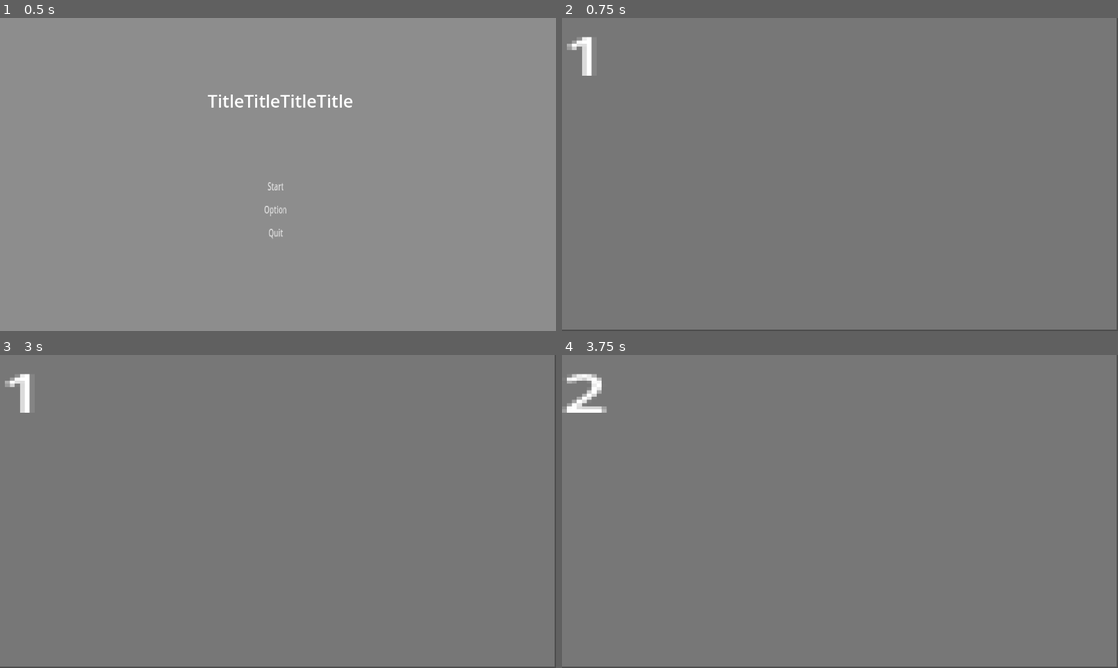
Above: before the commit, frames 1-4 (two rows, left to right).
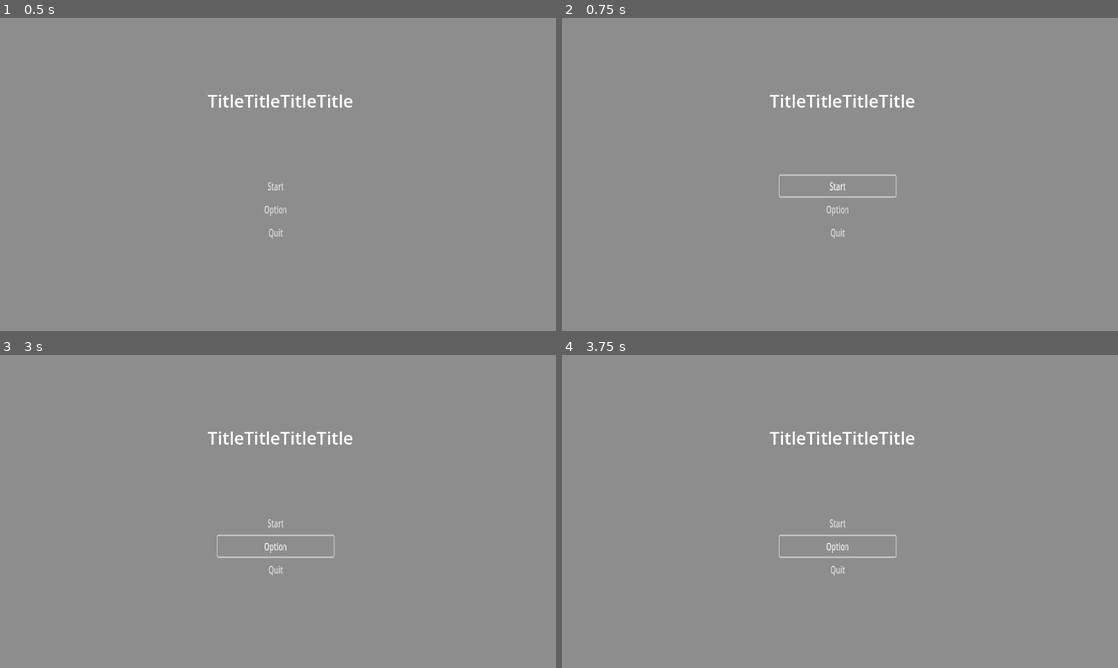
Above: after the commit, the same moments.

Repository: apuspac/weapon-jam16
Game: Godot game, scene res://scenes/main_menu.tscn
The game is run twice, just before and just after one commit, with the same random seed, the same clock (stepped at 60 frames per second) and the same inputs.
Inputs (mouse positions are in pixels of both pictures, inside the frame that each line leads up to):
- Up to frame 1 (0.5 s): no input
- Up to frame 2 (0.75 s): click "Start" at 0.5 s
- Up to frame 3 (3 s): click (278, 524) at 1.25 s, where only the run after the commit has a clickable "Start"; click (278, 524) at 2 s, where only the run after the commit has a clickable "Start"; click (278, 545) at 2.75 s, where only the run after the commit has a clickable "Option"
- Up to frame 4 (3.75 s): move the mouse to (962, 495) at 3.52 s; tap A (A_button) at 3.6 s

Frame 1 is identical in both runs. In frame 2, 2.0% of the frame differs, in the area x 0-100%, y 0-100%; in frame 3, 1.9%; in frame 4, 2.1%.

Commit message:
#3 bullet gunnerの用意 bボタンで発射できるように。

Diff:
--- a/project.godot
+++ b/project.godot
@@ -27,6 +27,11 @@
 "events": [Object(InputEventKey,"resource_local_to_scene":false,"resource_name":"","device":-1,"window_id":0,"alt_pressed":false,"shift_pressed":false,"ctrl_pressed":false,"meta_pressed":false,"pressed":false,"keycode":0,"physical_keycode":65,"key_label":0,"unicode":97,"echo":false,"script":null)
 ]
 }
+B_button={
+"deadzone": 0.5,
+"events": [Object(InputEventKey,"resource_local_to_scene":false,"resource_name":"","device":-1,"window_id":0,"alt_pressed":false,"shift_pressed":false,"ctrl_pressed":false,"meta_pressed":false,"pressed":false,"keycode":0,"physical_keycode":66,"key_label":0,"unicode":98,"echo":false,"script":null)
+]
+}
 
 [rendering]
 
--- a/scenes/end.tscn
+++ b/scenes/end.tscn
@@ -2,7 +2,7 @@
 
 [ext_resource type="Script" path="res://scripts/end.gd" id="1_ehue5"]
 
-[node name="end" type="Node2D"]
+[node name="EndScene" type="Node2D"]
 script = ExtResource("1_ehue5")
 
 [node name="ColorRect" type="ColorRect" parent="."]
--- a/scenes/main_menu.tscn
+++ b/scenes/main_menu.tscn
@@ -5,7 +5,7 @@
 [sub_resource type="LabelSettings" id="LabelSettings_r5rar"]
 font_size = 40
 
-[node name="main_menu" type="Control"]
+[node name="MainMenu" type="Control"]
 layout_mode = 3
 anchors_preset = 0
 offset_right = 1280.0
--- /dev/null
+++ b/scenes/parts_scenes/bullet.tscn
@@ -0,0 +1,16 @@
+[gd_scene load_steps=4 format=3 uid="uid://fl1t4a44atua"]
+
+[ext_resource type="Script" path="res://scripts/parts_scripts/bullet.gd" id="1_xrf0f"]
+[ext_resource type="Texture2D" uid="uid://c5he72x68sjh3" path="res://assets/tiny-creatures/tiny-creatures/Tiles/tile_0056.png" id="2_gme1m"]
+
+[sub_resource type="RectangleShape2D" id="RectangleShape2D_n28q3"]
+size = Vector2(11.5, 13)
+
+[node name="Bullet" type="CharacterBody2D"]
+script = ExtResource("1_xrf0f")
+
+[node name="Sprite2D" type="Sprite2D" parent="."]
+texture = ExtResource("2_gme1m")
+
+[node name="CollisionShape2D" type="CollisionShape2D" parent="."]
+shape = SubResource("RectangleShape2D_n28q3")
--- /dev/null
+++ b/scenes/parts_scenes/gunner.tscn
@@ -0,0 +1,14 @@
+[gd_scene load_steps=3 format=3 uid="uid://ckef1bcsgnono"]
+
+[ext_resource type="Script" path="res://scripts/parts_scripts/gunner.gd" id="1_1dmjh"]
+[ext_resource type="Texture2D" uid="uid://qfkj2pwcx5u7" path="res://assets/tiny-creatures/tiny-creatures/Tiles/tile_0019.png" id="2_r6h4t"]
+
+[node name="Gunner" type="Node2D"]
+script = ExtResource("1_1dmjh")
+
+[node name="Sprite2D" type="Sprite2D" parent="."]
+scale = Vector2(3, 3)
+texture = ExtResource("2_r6h4t")
+
+[node name="Fire_Position" type="Node2D" parent="."]
+position = Vector2(66, 0)
--- a/scenes/stage1.tscn
+++ b/scenes/stage1.tscn
@@ -1,11 +1,351 @@
-[gd_scene load_steps=2 format=3 uid="uid://b8phajesdt7ex"]
+[gd_scene load_steps=7 format=3 uid="uid://b8phajesdt7ex"]
 
 [ext_resource type="Script" path="res://scripts/stage.gd" id="1_it8e3"]
-
-[node name="stage1" type="Node2D"]
+[ext_resource type="PackedScene" uid="uid://fl1t4a44atua" path="res://scenes/parts_scenes/bullet.tscn" id="2_po2c6"]
+[ext_resource type="Texture2D" uid="uid://dfu2wwfdw77w5" path="res://assets/tiny-creatures/tiny-creatures/Tilemap/Kenney_tiny_dungeon.png" id="3_t1jmj"]
+[ext_resource type="PackedScene" uid="uid://ckef1bcsgnono" path="res://scenes/parts_scenes/gunner.tscn" id="4_fi18f"]
+
+[sub_resource type="TileSetAtlasSource" id="TileSetAtlasSource_5jwim"]
+texture = ExtResource("3_t1jmj")
+texture_region_size = Vector2i(17, 17)
+0:0/0 = 0
+0:0/0/physics_layer_0/linear_velocity = Vector2(0, 0)
+0:0/0/physics_layer_0/angular_velocity = 0.0
+0:0/0/physics_layer_0/polygon_0/points = PackedVector2Array(-8, -8, 8, -8, 8, 8, -8, 8)
+0:1/0 = 0
+0:1/0/physics_layer_0/linear_velocity = Vector2(0, 0)
+0:1/0/physics_layer_0/angular_velocity = 0.0
+1:1/0 = 0
+1:1/0/physics_layer_0/linear_velocity = Vector2(0, 0)
+1:1/0/physics_layer_0/angular_velocity = 0.0
+1:2/0 = 0
+1:2/0/physics_layer_0/linear_velocity = Vector2(0, 0)
+1:2/0/physics_layer_0/angular_velocity = 0.0
+2:2/0 = 0
+2:2/0/physics_layer_0/linear_velocity = Vector2(0, 0)
+2:2/0/physics_layer_0/angular_velocity = 0.0
+3:3/0 = 0
+3:3/0/physics_layer_0/linear_velocity = Vector2(0, 0)
+3:3/0/physics_layer_0/angular_velocity = 0.0
+4:3/0 = 0
+4:3/0/physics_layer_0/linear_velocity = Vector2(0, 0)
+4:3/0/physics_layer_0/angular_velocity = 0.0
+4:4/0 = 0
+4:4/0/physics_layer_0/linear_velocity = Vector2(0, 0)
+4:4/0/physics_layer_0/angular_velocity = 0.0
+5:4/0 = 0
+5:4/0/physics_layer_0/linear_velocity = Vector2(0, 0)
+5:4/0/physics_layer_0/angular_velocity = 0.0
+5:5/0 = 0
+5:5/0/physics_layer_0/linear_velocity = Vector2(0, 0)
+5:5/0/physics_layer_0/angular_velocity = 0.0
+6:5/0 = 0
+6:5/0/physics_layer_0/linear_velocity = Vector2(0, 0)
+6:5/0/physics_layer_0/angular_velocity = 0.0
+6:6/0 = 0
+6:6/0/physics_layer_0/linear_velocity = Vector2(0, 0)
+6:6/0/physics_layer_0/angular_velocity = 0.0
+7:6/0 = 0
+7:6/0/physics_layer_0/linear_velocity = Vector2(0, 0)
+7:6/0/physics_layer_0/angular_velocity = 0.0
+7:7/0 = 0
+7:7/0/physics_layer_0/linear_velocity = Vector2(0, 0)
+7:7/0/physics_layer_0/angular_velocity = 0.0
+3:2/0 = 0
+3:2/0/physics_layer_0/linear_velocity = Vector2(0, 0)
+3:2/0/physics_layer_0/angular_velocity = 0.0
+3:1/0 = 0
+3:1/0/physics_layer_0/linear_velocity = Vector2(0, 0)
+3:1/0/physics_layer_0/angular_velocity = 0.0
+2:1/0 = 0
+2:1/0/physics_layer_0/linear_velocity = Vector2(0, 0)
+2:1/0/physics_layer_0/angular_velocity = 0.0
+2:0/0 = 0
+2:0/0/physics_layer_0/linear_velocity = Vector2(0, 0)
+2:0/0/physics_layer_0/angular_velocity = 0.0
+1:0/0 = 0
+1:0/0/physics_layer_0/linear_velocity = Vector2(0, 0)
+1:0/0/physics_layer_0/angular_velocity = 0.0
+3:0/0 = 0
+3:0/0/physics_layer_0/linear_velocity = Vector2(0, 0)
+3:0/0/physics_layer_0/angular_velocity = 0.0
+4:0/0 = 0
+4:0/0/physics_layer_0/linear_velocity = Vector2(0, 0)
+4:0/0/physics_layer_0/angular_velocity = 0.0
+5:0/0 = 0
+5:0/0/physics_layer_0/linear_velocity = Vector2(0, 0)
+5:0/0/physics_layer_0/angular_velocity = 0.0
+6:0/0 = 0
+6:0/0/physics_layer_0/linear_velocity = Vector2(0, 0)
+6:0/0/physics_layer_0/angular_velocity = 0.0
+7:0/0 = 0
+7:0/0/physics_layer_0/linear_velocity = Vector2(0, 0)
+7:0/0/physics_layer_0/angular_velocity = 0.0
+8:0/0 = 0
+8:0/0/physics_layer_0/linear_velocity = Vector2(0, 0)
+8:0/0/physics_layer_0/angular_velocity = 0.0
+9:0/0 = 0
+9:0/0/physics_layer_0/linear_velocity = Vector2(0, 0)
+9:0/0/physics_layer_0/angular_velocity = 0.0
+10:0/0 = 0
+10:0/0/physics_layer_0/linear_velocity = Vector2(0, 0)
+10:0/0/physics_layer_0/angular_velocity = 0.0
+10:1/0 = 0
+10:1/0/physics_layer_0/linear_velocity = Vector2(0, 0)
+10:1/0/physics_layer_0/angular_velocity = 0.0
+10:2/0 = 0
+10:2/0/physics_layer_0/linear_velocity = Vector2(0, 0)
+10:2/0/physics_layer_0/angular_velocity = 0.0
+10:3/0 = 0
+10:3/0/physics_layer_0/linear_velocity = Vector2(0, 0)
+10:3/0/physics_layer_0/angular_velocity = 0.0
+9:2/0 = 0
+9:2/0/physics_layer_0/linear_velocity = Vector2(0, 0)
+9:2/0/physics_layer_0/angular_velocity = 0.0
+8:2/0 = 0
+8:2/0/physics_layer_0/linear_velocity = Vector2(0, 0)
+8:2/0/physics_layer_0/angular_velocity = 0.0
+7:1/0 = 0
+7:1/0/physics_layer_0/linear_velocity = Vector2(0, 0)
+7:1/0/physics_layer_0/angular_velocity = 0.0
+6:1/0 = 0
+6:1/0/physics_layer_0/linear_velocity = Vector2(0, 0)
+6:1/0/physics_layer_0/angular_velocity = 0.0
+5:1/0 = 0
+5:1/0/physics_layer_0/linear_velocity = Vector2(0, 0)
+5:1/0/physics_layer_0/angular_velocity = 0.0
+4:1/0 = 0
+4:1/0/physics_layer_0/linear_velocity = Vector2(0, 0)
+4:1/0/physics_layer_0/angular_velocity = 0.0
+4:2/0 = 0
+4:2/0/physics_layer_0/linear_velocity = Vector2(0, 0)
+4:2/0/physics_layer_0/angular_velocity = 0.0
+5:3/0 = 0
+5:3/0/physics_layer_0/linear_velocity = Vector2(0, 0)
+5:3/0/physics_layer_0/angular_velocity = 0.0
+6:4/0 = 0
+6:4/0/physics_layer_0/linear_velocity = Vector2(0, 0)
+6:4/0/physics_layer_0/angular_velocity = 0.0
+6:3/0 = 0
+6:3/0/physics_layer_0/linear_velocity = Vector2(0, 0)
+6:3/0/physics_layer_0/angular_velocity = 0.0
+5:2/0 = 0
+5:2/0/physics_layer_0/linear_velocity = Vector2(0, 0)
+5:2/0/physics_layer_0/angular_velocity = 0.0
+6:2/0 = 0
+6:2/0/physics_layer_0/linear_velocity = Vector2(0, 0)
+6:2/0/physics_layer_0/angular_velocity = 0.0
+7:2/0 = 0
+7:2/0/physics_layer_0/linear_velocity = Vector2(0, 0)
+7:2/0/physics_layer_0/angular_velocity = 0.0
+8:3/0 = 0
+8:3/0/physics_layer_0/linear_velocity = Vector2(0, 0)
+8:3/0/physics_layer_0/angular_velocity = 0.0
+7:3/0 = 0
+7:3/0/physics_layer_0/linear_velocity = Vector2(0, 0)
+7:3/0/physics_layer_0/angular_velocity = 0.0
+10:4/0 = 0
+10:4/0/physics_layer_0/linear_velocity = Vector2(0, 0)
+10:4/0/physics_layer_0/angular_velocity = 0.0
+9:3/0 = 0
+9:3/0/physics_layer_0/linear_velocity = Vector2(0, 0)
+9:3/0/physics_layer_0/angular_velocity = 0.0
+9:4/0 = 0
+9:4/0/physics_layer_0/linear_velocity = Vector2(0, 0)
+9:4/0/physics_layer_0/angular_velocity = 0.0
+9:1/0 = 0
+9:1/0/physics_layer_0/linear_velocity = Vector2(0, 0)
+9:1/0/physics_layer_0/angular_velocity = 0.0
+9:5/0 = 0
+9:5/0/physics_layer_0/linear_velocity = Vector2(0, 0)
+9:5/0/physics_layer_0/angular_velocity = 0.0
+8:5/0 = 0
+8:5/0/physics_layer_0/linear_velocity = Vector2(0, 0)
+8:5/0/physics_layer_0/angular_velocity = 0.0
+7:5/0 = 0
+7:5/0/physics_layer_0/linear_velocity = Vector2(0, 0)
+7:5/0/physics_layer_0/angular_velocity = 0.0
+7:4/0 = 0
+7:4/0/physics_layer_0/linear_velocity = Vector2(0, 0)
+7:4/0/physics_layer_0/angular_velocity = 0.0
+8:4/0 = 0
+8:4/0/physics_layer_0/linear_velocity = Vector2(0, 0)
+8:4/0/physics_layer_0/angular_velocity = 0.0
+3:4/0 = 0
+3:4/0/physics_layer_0/linear_velocity = Vector2(0, 0)
+3:4/0/physics_layer_0/angular_velocity = 0.0
+3:5/0 = 0
+3:5/0/physics_layer_0/linear_velocity = Vector2(0, 0)
+3:5/0/physics_layer_0/angular_velocity = 0.0
+2:4/0 = 0
+2:4/0/physics_layer_0/linear_velocity = Vector2(0, 0)
+2:4/0/physics_layer_0/angular_velocity = 0.0
+2:3/0 = 0
+2:3/0/physics_layer_0/linear_velocity = Vector2(0, 0)
+2:3/0/physics_layer_0/angular_velocity = 0.0
+4:5/0 = 0
+4:5/0/physics_layer_0/linear_velocity = Vector2(0, 0)
+4:5/0/physics_layer_0/angular_velocity = 0.0
+2:5/0 = 0
+2:5/0/physics_layer_0/linear_velocity = Vector2(0, 0)
+2:5/0/physics_layer_0/angular_velocity = 0.0
+1:5/0 = 0
+1:5/0/physics_layer_0/linear_velocity = Vector2(0, 0)
+1:5/0/physics_layer_0/angular_velocity = 0.0
+0:5/0 = 0
+0:5/0/physics_layer_0/linear_velocity = Vector2(0, 0)
+0:5/0/physics_layer_0/angular_velocity = 0.0
+0:4/0 = 0
+0:4/0/physics_layer_0/linear_velocity = Vector2(0, 0)
+0:4/0/physics_layer_0/angular_velocity = 0.0
+0:3/0 = 0
+0:3/0/physics_layer_0/linear_velocity = Vector2(0, 0)
+0:3/0/physics_layer_0/angular_velocity = 0.0
+0:2/0 = 0
+0:2/0/physics_layer_0/linear_velocity = Vector2(0, 0)
+0:2/0/physics_layer_0/angular_velocity = 0.0
+1:4/0 = 0
+1:4/0/physics_layer_0/linear_velocity = Vector2(0, 0)
+1:4/0/physics_layer_0/angular_velocity = 0.0
+1:3/0 = 0
+1:3/0/physics_layer_0/linear_velocity = Vector2(0, 0)
+1:3/0/physics_layer_0/angular_velocity = 0.0
+1:6/0 = 0
+1:6/0/physics_layer_0/linear_velocity = Vector2(0, 0)
+1:6/0/physics_layer_0/angular_velocity = 0.0
+1:7/0 = 0
+1:7/0/physics_layer_0/linear_velocity = Vector2(0, 0)
+1:7/0/physics_layer_0/angular_velocity = 0.0
+0:7/0 = 0
+0:7/0/physics_layer_0/linear_velocity = Vector2(0, 0)
+0:7/0/physics_layer_0/angular_velocity = 0.0
+0:6/0 = 0
+0:6/0/physics_layer_0/linear_velocity = Vector2(0, 0)
+0:6/0/physics_layer_0/angular_velocity = 0.0
+0:8/0 = 0
+0:8/0/physics_layer_0/linear_velocity = Vector2(0, 0)
+0:8/0/physics_layer_0/angular_velocity = 0.0
+0:9/0 = 0
+0:9/0/physics_layer_0/linear_velocity = Vector2(0, 0)
+0:9/0/physics_layer_0/angular_velocity = 0.0
+1:9/0 = 0
+1:9/0/physics_layer_0/linear_velocity = Vector2(0, 0)
+1:9/0/physics_layer_0/angular_velocity = 0.0
+2:9/0 = 0
+2:9/0/physics_layer_0/linear_velocity = Vector2(0, 0)
+2:9/0/physics_layer_0/angular_velocity = 0.0
+3:9/0 = 0
+3:9/0/physics_layer_0/linear_velocity = Vector2(0, 0)
+3:9/0/physics_layer_0/angular_velocity = 0.0
+4:9/0 = 0
+4:9/0/physics_layer_0/linear_velocity = Vector2(0, 0)
+4:9/0/physics_layer_0/angular_velocity = 0.0
+5:9/0 = 0
+5:9/0/physics_layer_0/linear_velocity = Vector2(0, 0)
+5:9/0/physics_layer_0/angular_velocity = 0.0
+6:9/0 = 0
+6:9/0/physics_layer_0/linear_velocity = Vector2(0, 0)
+6:9/0/physics_layer_0/angular_velocity = 0.0
+7:9/0 = 0
+7:9/0/physics_layer_0/linear_velocity = Vector2(0, 0)
+7:9/0/physics_layer_0/angular_velocity = 0.0
+8:9/0 = 0
+8:9/0/physics_layer_0/linear_velocity = Vector2(0, 0)
+8:9/0/physics_layer_0/angular_velocity = 0.0
+9:9/0 = 0
+9:9/0/physics_layer_0/linear_velocity = Vector2(0, 0)
+9:9/0/physics_layer_0/angular_velocity = 0.0
+10:9/0 = 0
+10:9/0/physics_layer_0/linear_velocity = Vector2(0, 0)
+10:9/0/physics_layer_0/angular_velocity = 0.0
+10:8/0 = 0
+10:8/0/physics_layer_0/linear_velocity = Vector2(0, 0)
+10:8/0/physics_layer_0/angular_velocity = 0.0
+9:8/0 = 0
+9:8/0/physics_layer_0/linear_velocity = Vector2(0, 0)
+9:8/0/physics_layer_0/angular_velocity = 0.0
+8:8/0 = 0
+8:8/0/physics_layer_0/linear_velocity = Vector2(0, 0)
+8:8/0/physics_layer_0/angular_velocity = 0.0
+10:7/0 = 0
+10:7/0/physics_layer_0/linear_velocity = Vector2(0, 0)
+10:7/0/physics_layer_0/angular_velocity = 0.0
+10:6/0 = 0
+10:6/0/physics_layer_0/linear_velocity = Vector2(0, 0)
+10:6/0/physics_layer_0/angular_velocity = 0.0
+10:5/0 = 0
+10:5/0/physics_layer_0/linear_velocity = Vector2(0, 0)
+10:5/0/physics_layer_0/angular_velocity = 0.0
+9:7/0 = 0
+9:7/0/physics_layer_0/linear_velocity = Vector2(0, 0)
+9:7/0/physics_layer_0/angular_velocity = 0.0
+9:6/0 = 0
+9:6/0/physics_layer_0/linear_velocity = Vector2(0, 0)
+9:6/0/physics_layer_0/angular_velocity = 0.0
+8:7/0 = 0
+8:7/0/physics_layer_0/linear_velocity = Vector2(0, 0)
+8:7/0/physics_layer_0/angular_velocity = 0.0
+8:6/0 = 0
+8:6/0/physics_layer_0/linear_velocity = Vector2(0, 0)
+8:6/0/physics_layer_0/angular_velocity = 0.0
+7:8/0 = 0
+7:8/0/physics_layer_0/linear_velocity = Vector2(0, 0)
+7:8/0/physics_layer_0/angular_velocity = 0.0
+6:8/0 = 0
+6:8/0/physics_layer_0/linear_velocity = Vector2(0, 0)
+6:8/0/physics_layer_0/angular_velocity = 0.0
+5:8/0 = 0
+5:8/0/physics_layer_0/linear_velocity = Vector2(0, 0)
+5:8/0/physics_layer_0/angular_velocity = 0.0
+4:8/0 = 0
+4:8/0/physics_layer_0/linear_velocity = Vector2(0, 0)
+4:8/0/physics_layer_0/angular_velocity = 0.0
+3:8/0 = 0
+3:8/0/physics_layer_0/linear_velocity = Vector2(0, 0)
+3:8/0/physics_layer_0/angular_velocity = 0.0
+2:8/0 = 0
+2:8/0/physics_layer_0/linear_velocity = Vector2(0, 0)
+2:8/0/physics_layer_0/angular_velocity = 0.0
+1:8/0 = 0
+1:8/0/physics_layer_0/linear_velocity = Vector2(0, 0)
+1:8/0/physics_layer_0/angular_velocity = 0.0
+2:7/0 = 0
+2:7/0/physics_layer_0/linear_velocity = Vector2(0, 0)
+2:7/0/physics_layer_0/angular_velocity = 0.0
+2:6/0 = 0
+2:6/0/physics_layer_0/linear_velocity = Vector2(0, 0)
+2:6/0/physics_layer_0/angular_velocity = 0.0
+3:6/0 = 0
+3:6/0/physics_layer_0/linear_velocity = Vector2(0, 0)
+3:6/0/physics_layer_0/angular_velocity = 0.0
+4:6/0 = 0
+4:6/0/physics_layer_0/linear_velocity = Vector2(0, 0)
+4:6/0/physics_layer_0/angular_velocity = 0.0
+5:6/0 = 0
+5:6/0/physics_layer_0/linear_velocity = Vector2(0, 0)
+5:6/0/physics_layer_0/angular_velocity = 0.0
+6:7/0 = 0
+6:7/0/physics_layer_0/linear_velocity = Vector2(0, 0)
+6:7/0/physics_layer_0/angular_velocity = 0.0
+5:7/0 = 0
+5:7/0/physics_layer_0/linear_velocity = Vector2(0, 0)
+5:7/0/physics_layer_0/angular_velocity = 0.0
+4:7/0 = 0
+4:7/0/physics_layer_0/linear_velocity = Vector2(0, 0)
+4:7/0/physics_layer_0/angular_velocity = 0.0
+3:7/0 = 0
+3:7/0/physics_layer_0/linear_velocity = Vector2(0, 0)
+3:7/0/physics_layer_0/angular_velocity = 0.0
+
+[sub_resource type="TileSet" id="TileSet_34aaj"]
+physics_layer_0/collision_layer = 1
+sources/1 = SubResource("TileSetAtlasSource_5jwim")
+
+[node name="Stage1" type="Node2D"]
 script = ExtResource("1_it8e3")
 
 [node name="ColorRect" type="ColorRect" parent="."]
+visible = false
 offset_right = 40.0
 offset_bottom = 40.0
 scale = Vector2(31.913, 17.9309)
@@ -24,3 +364,17 @@
 offset_bottom = 23.0
 scale = Vector2(0.357008, 0.4114)
 text = "1"
+
+[node name="TileMap" type="TileMap" parent="."]
+tile_set = SubResource("TileSet_34aaj")
+format = 2
+layer_0/tile_data = PackedInt32Array(1376256, 1, 0, 1376257, 1, 0, 1376258, 1, 0, 1376259, 1, 0, 1376260, 1, 0, 1376261, 1, 0, 1376262, 1, 0, 1376263, 1, 0, 1376264, 1, 0, 1376265, 1, 0, 1376266, 1, 0, 1376267, 1, 0, 1376268, 1, 0, 1376269, 1, 0, 1376270, 1, 0, 1376271, 1, 0, 1376272, 1, 0, 1376273, 1, 0, 1376274, 1, 0, 1376275, 1, 0, 1376276, 1, 0, 1376277, 1, 0, 1376278, 1, 0, 1376279, 1, 0, 1376280, 1, 0, 1376281, 1, 0, 1376282, 1, 0, 1376283, 1, 0, 1376284, 1, 0, 1376285, 1, 0, 1376286, 1, 0, 1376287, 1, 0, 1376288, 1, 0, 1376289, 1, 0, 1376290, 1, 0, 1376291, 1, 0, 1376292, 1, 0, 1376293, 1, 0, 1376294, 1, 0, 1376295, 1, 0, 983068, 1, 0, 1048604, 1, 0, 1114140, 1, 0, 1179676, 1, 0, 1245212, 1, 0, 1310748, 1, 0, 983069, 1, 0, 983070, 1, 0, 983071, 1, 0, 983072, 1, 0, 983073, 1, 0, 983074, 1, 0, 983075, 1, 0, 983076, 1, 0, 983077, 1, 0, 983078, 1, 0, 983079, 1, 0)
+
+[node name="Gunner" parent="." instance=ExtResource("4_fi18f")]
+position = Vector2(-15, 312)
+
+[node name="Bullet" parent="." instance=ExtResource("2_po2c6")]
+position = Vector2(7, 312)
+
+[node name="Camera2D" type="Camera2D" parent="Bullet"]
+position = Vector2(-4, -72)
--- a/scenes/stage10.tscn
+++ b/scenes/stage10.tscn
@@ -2,7 +2,7 @@
 
 [ext_resource type="Script" path="res://scripts/stage.gd" id="1_gdobj"]
 
-[node name="stage10" type="Node2D"]
+[node name="Stage10" type="Node2D"]
 script = ExtResource("1_gdobj")
 
 [node name="ColorRect" type="ColorRect" parent="."]
--- a/scenes/stage2.tscn
+++ b/scenes/stage2.tscn
@@ -2,7 +2,7 @@
 
 [ext_resource type="Script" path="res://scripts/stage.gd" id="1_ysxjp"]
 
-[node name="stage2" type="Node2D"]
+[node name="Stage2" type="Node2D"]
 script = ExtResource("1_ysxjp")
 
 [node name="ColorRect" type="ColorRect" parent="."]
--- a/scenes/stage3.tscn
+++ b/scenes/stage3.tscn
@@ -2,7 +2,7 @@
 
 [ext_resource type="Script" path="res://scripts/stage.gd" id="1_l1pcb"]
 
-[node name="stage3" type="Node2D"]
+[node name="Stage3" type="Node2D"]
 scale = Vector2(1.05714, 1)
 script = ExtResource("1_l1pcb")
 
--- a/scenes/stage4.tscn
+++ b/scenes/stage4.tscn
@@ -2,7 +2,7 @@
 
 [ext_resource type="Script" path="res://scripts/stage.gd" id="1_3sqlb"]
 
-[node name="stage4" type="Node2D"]
+[node name="Stage4" type="Node2D"]
 script = ExtResource("1_3sqlb")
 
 [node name="ColorRect" type="ColorRect" parent="."]
--- a/scenes/stage5.tscn
+++ b/scenes/stage5.tscn
@@ -2,7 +2,7 @@
 
 [ext_resource type="Script" path="res://scripts/stage.gd" id="1_gvt56"]
 
-[node name="stage5" type="Node2D"]
+[node name="Stage5" type="Node2D"]
 script = ExtResource("1_gvt56")
 
 [node name="ColorRect" type="ColorRect" parent="."]
--- a/scenes/stage6.tscn
+++ b/scenes/stage6.tscn
@@ -2,7 +2,7 @@
 
 [ext_resource type="Script" path="res://scripts/stage.gd" id="1_cg843"]
 
-[node name="stage6" type="Node2D"]
+[node name="Stage6" type="Node2D"]
 script = ExtResource("1_cg843")
 
 [node name="ColorRect" type="ColorRect" parent="."]
--- a/scenes/stage7.tscn
+++ b/scenes/stage7.tscn
@@ -2,7 +2,7 @@
 
 [ext_resource type="Script" path="res://scripts/stage.gd" id="1_jh01a"]
 
-[node name="stage7" type="Node2D"]
+[node name="Stage7" type="Node2D"]
 script = ExtResource("1_jh01a")
 
 [node name="ColorRect" type="ColorRect" parent="."]
--- a/scenes/stage8.tscn
+++ b/scenes/stage8.tscn
@@ -2,7 +2,7 @@
 
 [ext_resource type="Script" path="res://scripts/stage.gd" id="1_tf2ph"]
 
-[node name="stage8" type="Node2D"]
+[node name="Stage8" type="Node2D"]
 script = ExtResource("1_tf2ph")
 
 [node name="ColorRect" type="ColorRect" parent="."]
--- a/scenes/stage9.tscn
+++ b/scenes/stage9.tscn
@@ -2,7 +2,7 @@
 
 [ext_resource type="Script" path="res://scripts/stage.gd" id="1_7rdjn"]
 
-[node name="stage9" type="Node2D"]
+[node name="Stage9" type="Node2D"]
 script = ExtResource("1_7rdjn")
 
 [node name="ColorRect" type="ColorRect" parent="."]
--- /dev/null
+++ b/scripts/parts_scripts/bullet.gd
@@ -0,0 +1,20 @@
+extends CharacterBody2D
+var pos:Vector2
+var rotate_angle: float
+var direction: float
+var speed = 0
+
+func _ready():
+    pass
+    # global_position = pos
+    # global_rotation = rotate_angle
+
+func _physics_process(_delta):
+    velocity = Vector2(speed, 0).rotated(direction)
+    move_and_slide()
+
+    if Input.is_action_just_pressed("B_button"):
+        fire()
+
+func fire():
+    speed = 500
--- /dev/null
+++ b/scripts/parts_scripts/gunner.gd
@@ -0,0 +1,20 @@
+extends Node2D
+
+func _process(_delta):
+    pass
+
+
+# var bullet_path = preload("res://scenes/parts_scenes/bullet.tscn")
+
+# func _process(_delta):
+#     look_at(get_global_mouse_position())
+#     if Input.is_action_just_pressed("A_button"):
+#         print_debug("fire")
+#         fire()
+
+# func fire():
+#     var bullet = bullet_path.instantiate()
+#     bullet.direction = rotation
+#     bullet.pos = global_position
+#     bullet.rotate_angle = global_rotation
+#     get_parent().add_child(bullet)
Not shown: 2 places in scenes/parts_scenes/pause_panel.tscn that only renumber resources
